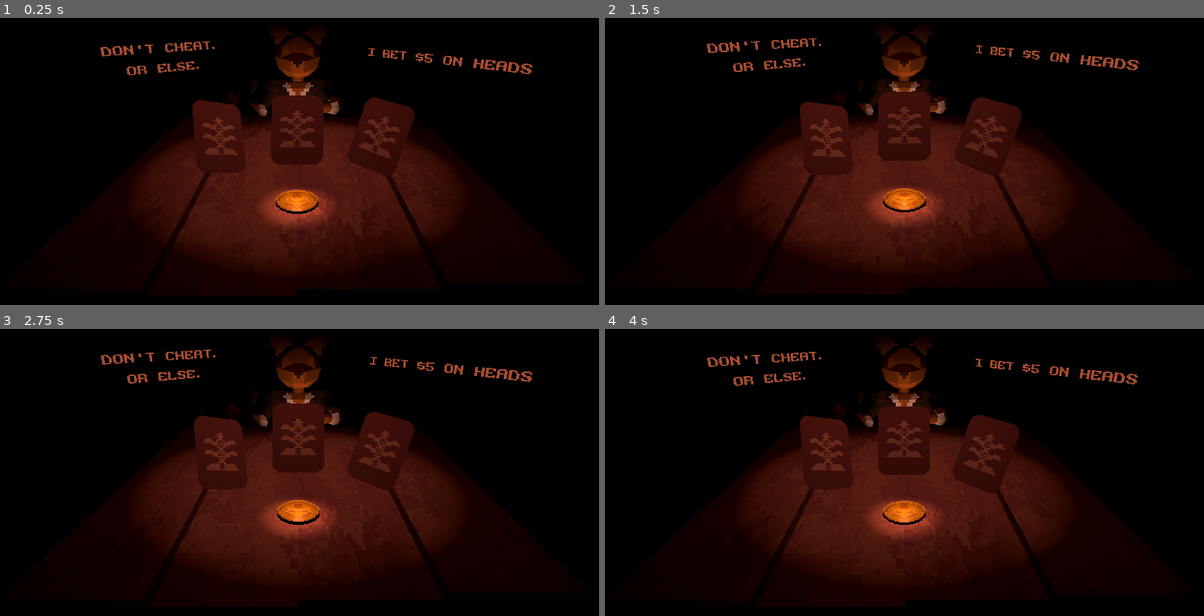
Above: before the commit, frames 1-4 (two rows, left to right).
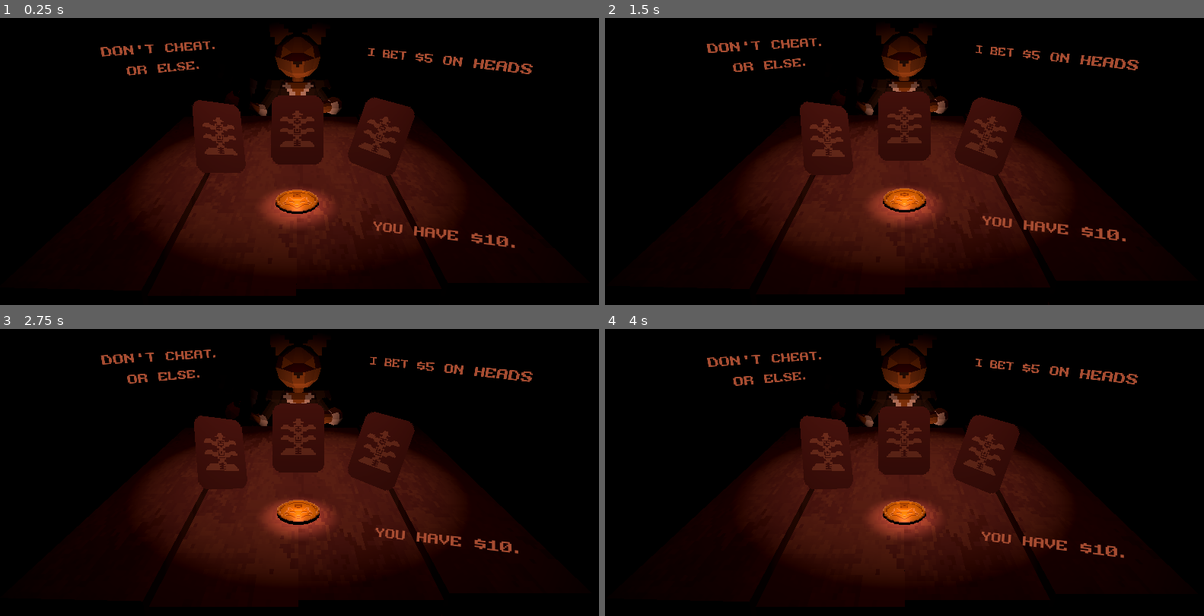
Above: after the commit, the same moments.

Repository: HotNoggin/Flip-Fox
Game: Godot game, scene res://scenes/game.tscn
Same seed, same stepped clock (60 frames per second), same inputs: the game is played once before the commit and once after it.
Inputs (mouse positions are in pixels of both pictures, inside the frame that each line leads up to):
- Up to frame 1 (0.25 s): no input
- Up to frame 2 (1.5 s): move the mouse to (1036, 118) at 0.52 s; click (1036, 118) at 0.6 s; move the mouse to (778, 150) at 1.27 s; click (778, 150) at 1.35 s
- Up to frame 3 (2.75 s): move the mouse to (359, 369) at 2.02 s; click (359, 369) at 2.1 s
- Up to frame 4 (4 s): move the mouse to (874, 512) at 2.77 s; click (874, 512) at 2.85 s; move the mouse to (1084, 495) at 3.52 s; click (1084, 495) at 3.6 s

The runs differ from the first frame. In frame 1, 0.4% of the frame differs, in the area x 62-87%, y 70-81%; in frame 2, 0.4%, in the area x 63-87%, y 68-79%; in frame 3, 0.4%; in frame 4, 0.4%.

Commit message:
Dialogue and cash

Diff:
--- a/Project/scenes/game.tscn
+++ b/Project/scenes/game.tscn
@@ -7,6 +7,8 @@
 [ext_resource type="PackedScene" uid="uid://c0f01dnqjd3ww" path="res://scenes/coin.tscn" id="3_3of4e"]
 [ext_resource type="Texture2D" uid="uid://c6rammqw04jjl" path="res://assets/sprites/card_tail.png" id="3_uk3r8"]
 [ext_resource type="PackedScene" uid="uid://dqw0havcksv0x" path="res://scenes/fox.tscn" id="7_ipq0s"]
+[ext_resource type="Script" path="res://scripts/bobble.gd" id="8_fk5fh"]
+[ext_resource type="FontFile" uid="uid://bqdp34i4tp31k" path="res://resources/Pixelchunk.ttf" id="9_24my4"]
 
 [sub_resource type="Gradient" id="Gradient_k7tid"]
 colors = PackedColorArray(1, 1, 1, 0, 0, 0, 0, 1)
@@ -77,6 +79,28 @@
 transform = Transform3D(0.773041, 0.32157, -0.546809, -0.089077, 0.908477, 0.40833, 0.628071, -0.266948, 0.730935, 0.219, 1.05295, 0.0766437)
 light = NodePath("../CardLight3")
 
+[node name="Fox" parent="." node_paths=PackedStringArray("cash_label", "coin") instance=ExtResource("7_ipq0s")]
+transform = Transform3D(-1, 0, -8.74228e-08, 0, 1, 0, 8.74228e-08, 0, -1, 0, 0.9, -0.652)
+cash_label = NodePath("../Cash/Bobble/BobbleLabel")
+coin = NodePath("../Coin")
+
+[node name="Cash" type="Node3D" parent="."]
+transform = Transform3D(-1, 0, -8.74228e-08, 0, 1, 0, 8.74228e-08, 0, -1, 0.317, 1.127, 0.244)
+
+[node name="Bobble" type="Node3D" parent="Cash"]
+script = ExtResource("8_fk5fh")
+
+[node name="BobbleLabel" type="Label3D" parent="Cash/Bobble"]
+transform = Transform3D(-0.900781, -0.145618, 0.409133, 0.138794, 0.796162, 0.588949, -0.411497, 0.587299, -0.696957, 0.09924, -0.0554619, -0.293571)
+pixel_size = 0.001
+modulate = Color(0.65441, 0.298324, 0.199962, 1)
+outline_modulate = Color(0, 0, 0, 0)
+text = "You have $10."
+font = ExtResource("9_24my4")
+font_size = 16
+outline_size = 0
+uppercase = true
+
 [node name="CamPivot" type="Node3D" parent="."]
 transform = Transform3D(1, 0, 0, 0, 1, 0, 0, 0, 1, 0, 1.07734, 0.135156)
 
@@ -116,10 +140,6 @@
 spot_angle = 26.3794
 spot_angle_attenuation = 0.5
 
-[node name="Fox" parent="." node_paths=PackedStringArray("coin") instance=ExtResource("7_ipq0s")]
-transform = Transform3D(-1, 0, -8.74228e-08, 0, 1, 0, 8.74228e-08, 0, -1, 0, 0.9, -0.652)
-coin = NodePath("../Coin")
-
 [connection signal="landed" from="Coin" to="Fox" method="check_results"]
 [connection signal="click" from="Cards/CardHead" to="Coin" method="head"]
 [connection signal="click" from="Cards/CardTail" to="Coin" method="tail"]
--- a/Project/scripts/fox.gd
+++ b/Project/scripts/fox.gd
@@ -3,31 +3,36 @@
 
 @export var bet_label: Label3D
 @export var label: Label3D
+@export var cash_label: Label3D
 @export var coin: Coin
 @export var suspicion: float
 @export var all_calls: Array[bool]
 @export var min_cash: int
 @export var max_cash: int
+@export var player_cash: int = 10
 
 
 var time: float
 var my_call: bool
+var my_bet: int
+var choice: String
 var bet_tween: Tween
 var speech_tween: Tween
 
 
 # Called when the node enters the scene tree for the first time.
 func _ready() -> void:
+	cash_label.text = "You have $" + str(player_cash) + "."
 	make_call()
 
 
 func make_call() -> void:
 	my_call = randi_range(0, 1) == 1
-	var amount: int = randi_range(2, 5)
-	var choice: String = "tails"
+	my_bet = randi_range(2, 5)
+	choice = "tails"
 	if my_call:
 		choice = "heads"
-	bet_label.text = "I bet $" + str(amount) + " on " + choice
+	bet_label.text = "I bet $" + str(my_bet) + " on " + choice
 	bet_label.scale = Vector3.ZERO
 	if bet_tween:
 		bet_tween.kill()
@@ -38,10 +43,26 @@
 func check_results() -> void:
 	var result: bool = coin.is_heads
 	all_calls.append(result)
+
+	var remarks: Array[String]
+
 	if result == my_call:
-		say("Ha. Called it.")
+		remarks = [ "Called it.", "The coin's on my side.", "Give me your money.",
+			"I'm just lucky.", "I knew it.", "I could just tell.", "I'm a coin whisperer.",
+			"Just like I said.", "Never doubted it.", "You owe me.", "Pay up.",
+			"That's " + str(my_bet) + ", buddy."
+		]
+		player_cash -= my_bet
 	else:
-		say("...")
+		remarks = ["...", "That should've been " + choice + ".", "That's strange.",
+			"That isn't right...", "Why wasn't it " + choice + "?", "Just my luck.",
+			"Bad guess.", "I guess I owe you.", "Fine, take my $" + str(my_bet) + "."
+			]
+		player_cash += my_bet
+		suspicion += my_bet
+
+	cash_label.text = "You have $" + str(player_cash) + "."
+	say_random(remarks)
 	make_call()
 
 
Not shown: 1 places in Project/scenes/game.tscn that only renumber resources
